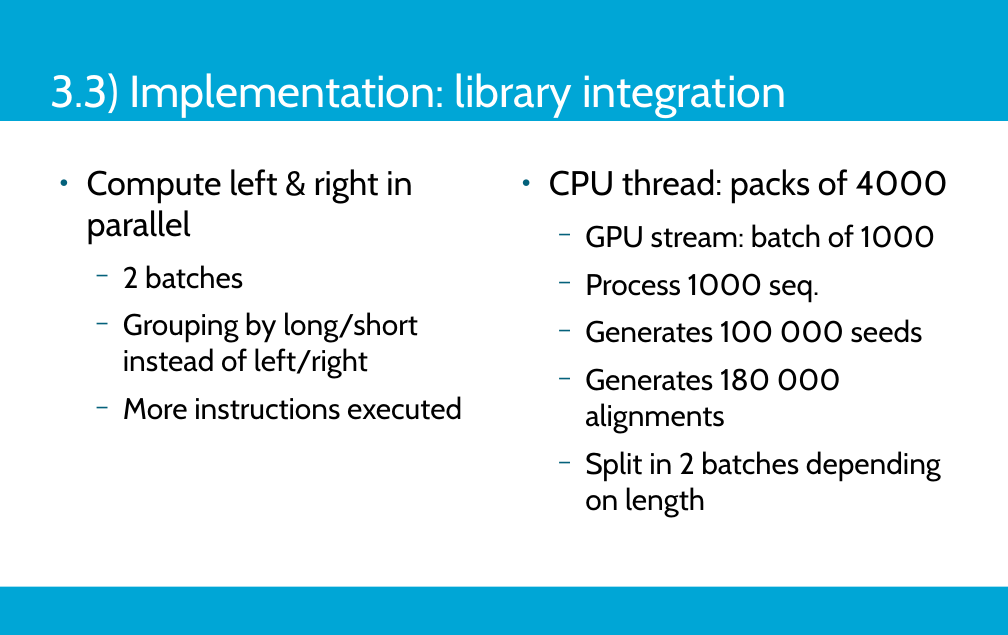
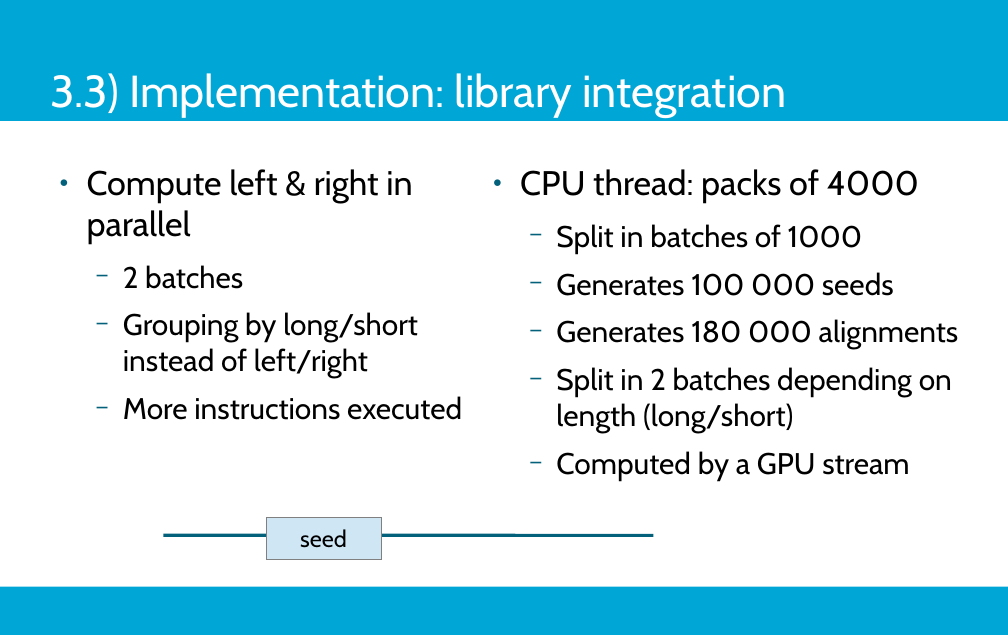
Before and after one commit to j-levy/master_thesis_overleaf, a slide deck: slide 17 of master_thesis_bwa-gasal2-master/vivid-tudelft.odp. Drawn at 1008x635 pixels with LibreOffice and Linux fonts; fonts in the diff are those of the drawing; background and template pictures are left out. Boxes give left, top, right and bottom in pixels: in the first picture for what was removed or moved away, otherwise in the second. Text is boxed around its words. In the diff, an @@ line names an element or a change of style, - is before the commit and + after.

Commit message:
fixed typo in graph, tweaked up presentation a bit

```diff
--- a/master_thesis_bwa-gasal2-master/vivid-tudelft.odp
+++ b/master_thesis_bwa-gasal2-master/vivid-tudelft.odp
@@ text "CPU thread: packs of 4000": place and size @@
-text "CPU thread: packs of 4000" at [549, 169, 948, 516]
+text "CPU thread: packs of 4000" at [520, 169, 959, 481]
@@ text at [556, 224, 863, 253]: text changed @@
-  − GPU stream: batch of 1000
-  − Process 1000 seq.
+  − Split in batches of 1000
@@ text at [556, 367, 952, 481]: text changed @@
-  − Split in 2 batches depending on length
+  − Split in 2 batches depending on length (long/short)
+  − Computed by a GPU stream
@@ line added from (164, 536) to (653, 536), #04617B 2.83 pt @@
@@ rectangle added at [266, 517, 381, 559], fill #CFE7F5, outline #808080 0 pt, 22 pt, text #000000 @@
+seed
```
Also in this commit, not shown: 4 other slides changed, 1 other file.
